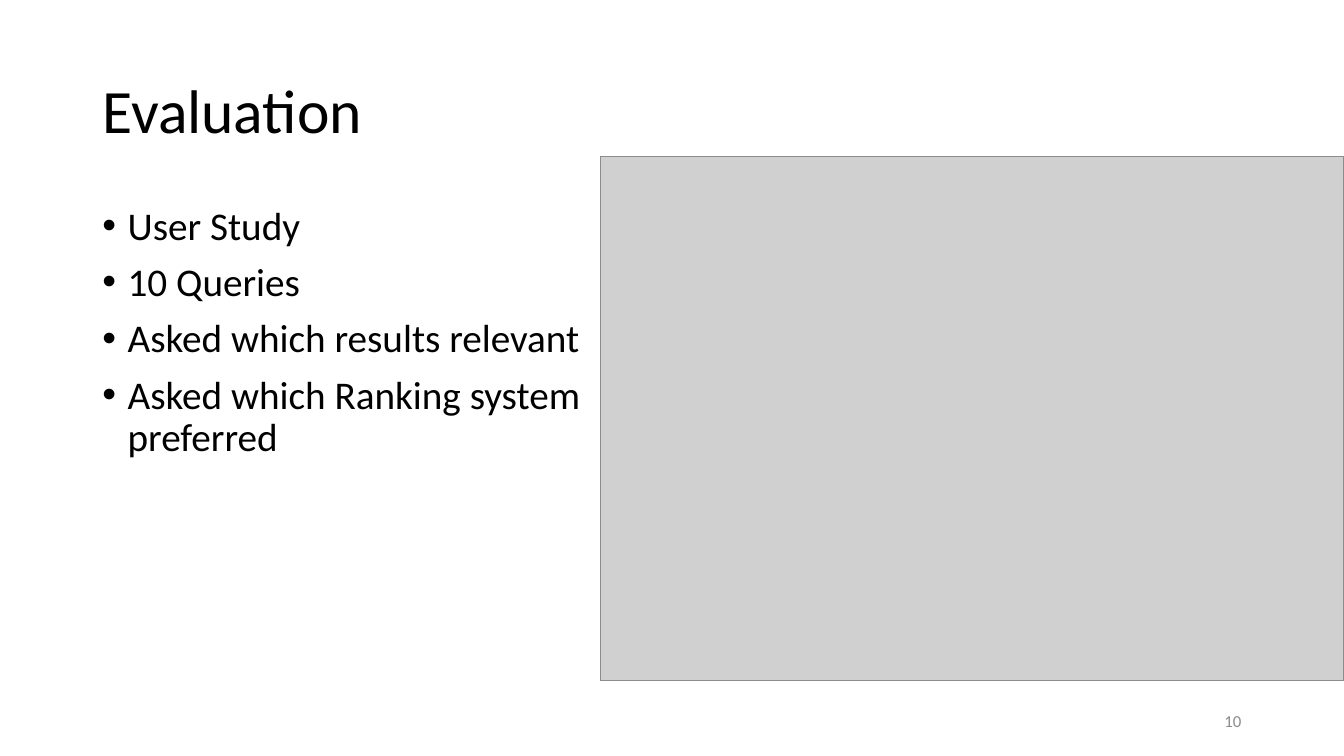
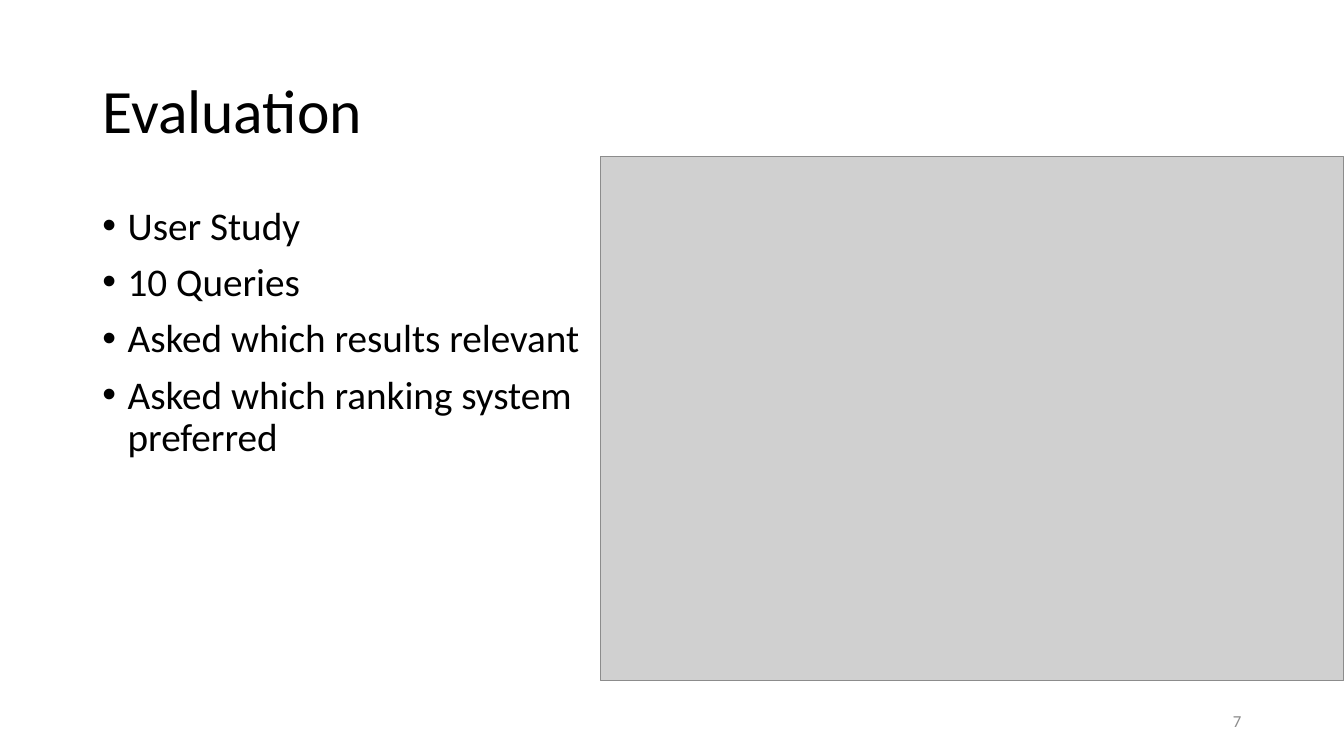
Before and after one commit to Miranda-C-Smith/cs834-f17, a slide deck: slide 7 of assignments/Presentation2/TopicPageRankSlides.pptx (slide 10 before the commit). Drawn at 1344x756 pixels with LibreOffice and Linux fonts; fonts in the diff are those of the drawing; grey boxes stand for pictures. Boxes give left, top, right and bottom in pixels: in the first picture for what was removed or moved away, otherwise in the second. Text is boxed around its words. In the diff, an @@ line names an element or a change of style, - is before the commit and + after.

```diff
--- a/assignments/Presentation2/TopicPageRankSlides.pptx
+++ b/assignments/Presentation2/TopicPageRankSlides.pptx
@@ text at [128, 381, 571, 458]: text changed @@
-• Asked which Ranking system preferred
+• Asked which ranking system preferred
@@ page number at [1233, 716, 1241, 727]: text changed @@
-10
+7
```
Also in this commit, not shown: 5 other slides changed, 6 slides added, 4 slides removed.
